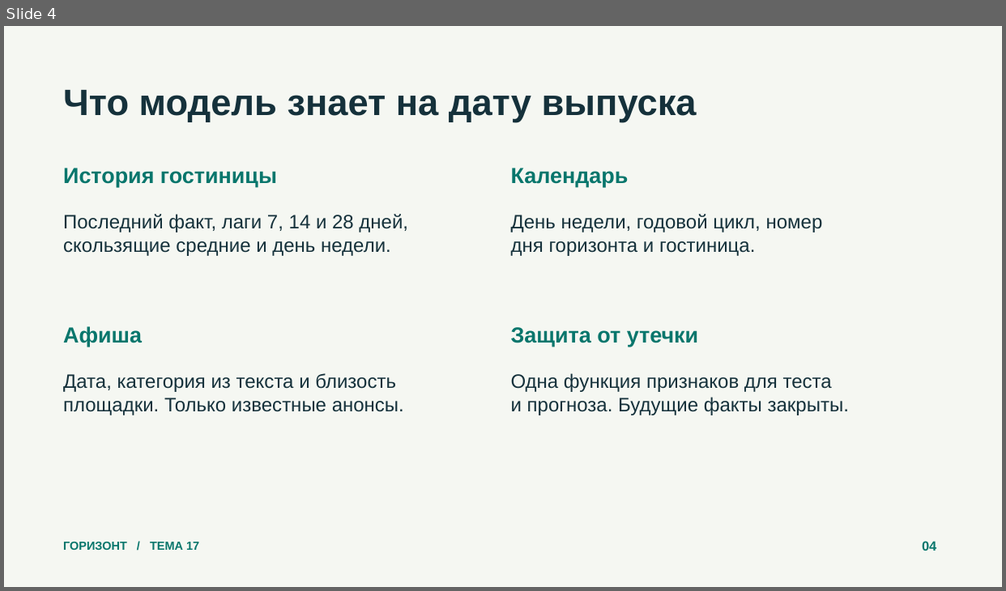
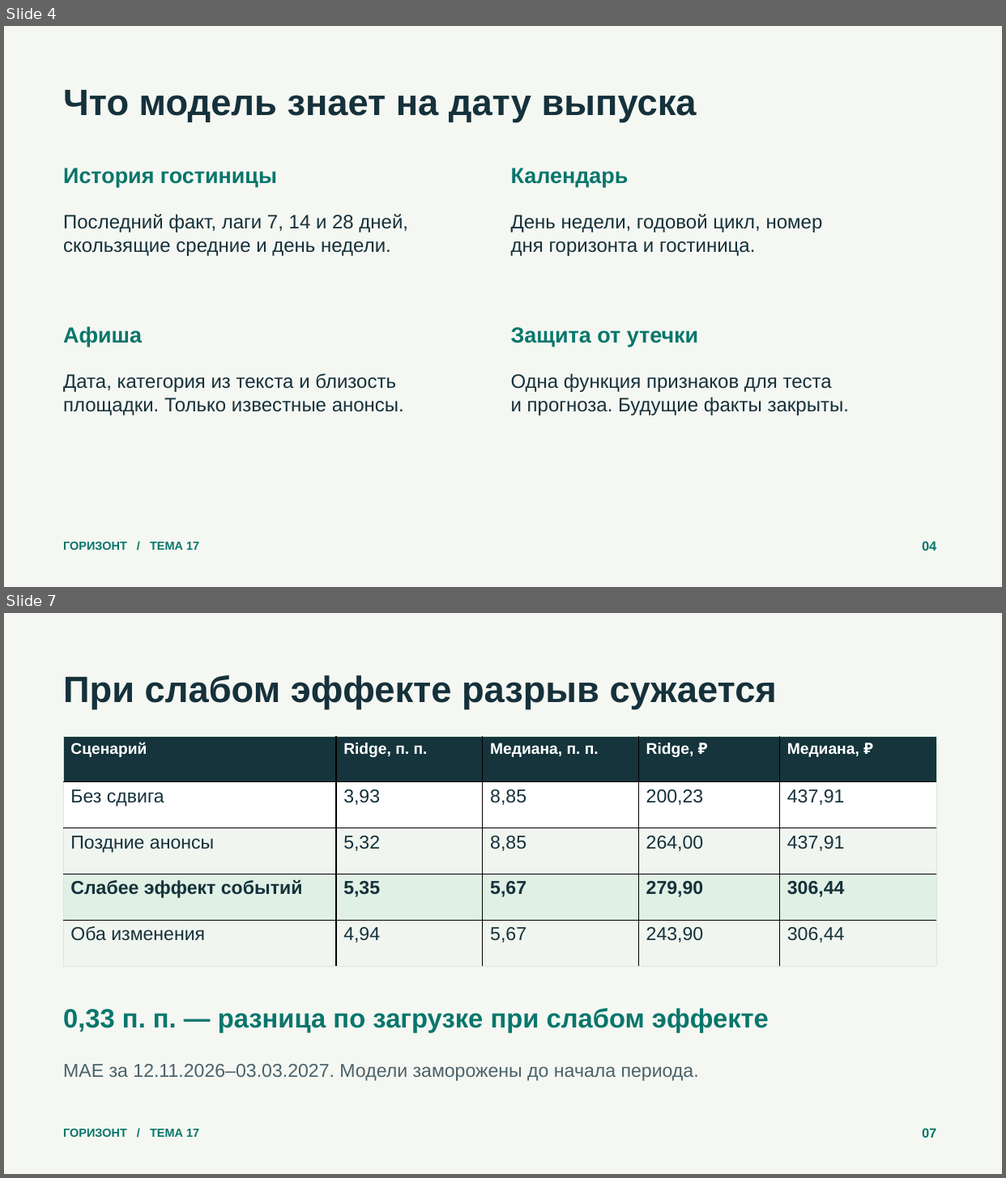
Before and after one commit to ReliqU/HotelForecast, a slide deck: deliverables/Презентация.pptx. Shown one above the other, each under a label of ours: slide 4 before the commit, slides 4 and 7 after it; the slides between them are not shown. The pictures are 1006x591 and 1006x1178 pixels, drawn with LibreOffice and Linux fonts; fonts in the diff are those of the drawing. Boxes give left, top, right and bottom in pixels: in the first picture for what was removed or moved away, otherwise in the second. Text is boxed around its words. In the diff, an @@ line names an element or a change of style, - is before the commit and + after.

```diff
--- a/deliverables/Презентация.pptx
+++ b/deliverables/Презентация.pptx
@@ slide 7 added at (4,613,1002,1174), background #F5F7F2 @@
@@ text added at (63,675,777,709), 35.2 pt, text #15313B, bold @@
+При слабом эффекте разрыв сужается
@@ table added at (63,736,937,966), 5 rows, 5 columns @@
+Сценарий | Ridge, п. п. | Медиана, п. п. | Ridge, ₽ | Медиана, ₽
+Без сдвига | 3,93 | 8,85 | 200,23 | 437,91
+Поздние анонсы | 5,32 | 8,85 | 264,00 | 437,91
+Слабее эффект событий | 5,35 | 5,67 | 279,90 | 306,44
+Оба изменения | 4,94 | 5,67 | 243,90 | 306,44
@@ text added at (63,1008,769,1033), 25.5 pt, text #08766C, bold @@
+0,33 п. п. — разница по загрузке при слабом эффекте
@@ text added at (63,1064,699,1081), 18 pt, text #4A626A @@
+MAE за 12.11.2026–03.03.2027. Модели заморожены до начала периода.
@@ text added at (63,1129,199,1137), 11.2 pt, text #08766C, bold @@
+ГОРИЗОНТ / ТЕМА 17
@@ text added at (922,1128,936,1138), 12.8 pt, text #08766C, bold @@
+07
```
Also in this commit, not shown: 4 slides changed, 2 other slides added, 2 slides removed, 21 other files.
